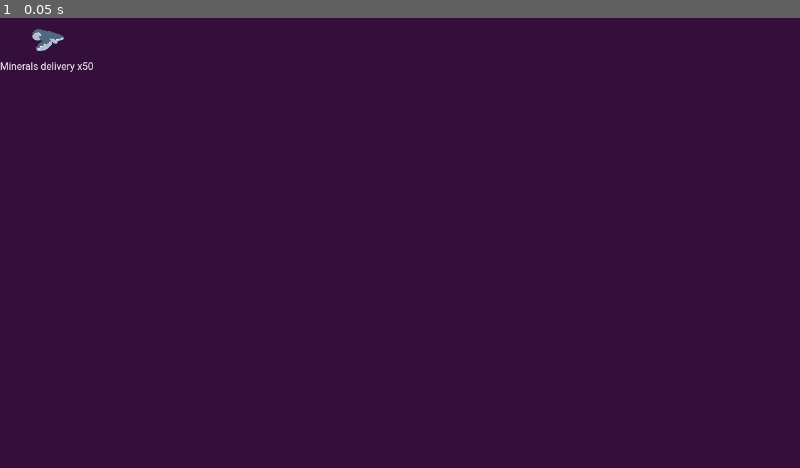
Above: before the commit, frame 1.
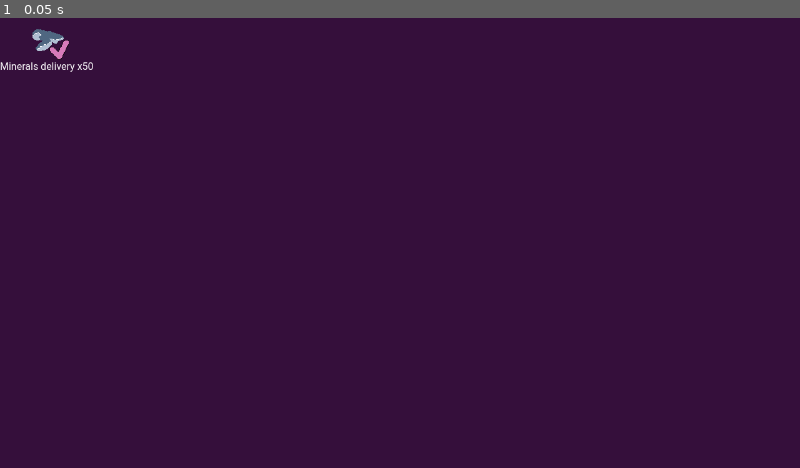
Above: after the commit, the same moment.

Repository: EdShel/StellarConstructor
Game: Godot game, scene res://objects/ui/build_manager/recipe_item.tscn
The game is run twice, just before and just after one commit, with the same random seed, the same clock (stepped at 60 frames per second) and the same inputs. This scene is started directly instead of the project's main scene.
Inputs:
- Up to frame 1 (0.05 s): no input

The runs differ from the first frame. In frame 1, less than 0.1% of the frame differs, in the area x 6-9%, y 4-10%.

Commit message:
Display current selected resource for landing pad

Diff:
--- a/objects/ui/build_manager/build_manager.gd
+++ b/objects/ui/build_manager/build_manager.gd
@@ -7,6 +7,8 @@
 func handle_open_build(item_type: String, node: Node2D) -> void:
 	if item_type == "landing_pad":
 		var popup = preload("res://objects/ui/build_manager/launch_pad_recipe_popup.tscn").instantiate()
+		if node.recipe:
+			popup.current_recipe_item = node.recipe.item_type
 		popup.connect("closed", func(recipe: Dictionary) -> void:
 			popup.queue_free()
 			if recipe.is_empty():
--- a/objects/ui/build_manager/launch_pad_recipe_popup.gd
+++ b/objects/ui/build_manager/launch_pad_recipe_popup.gd
@@ -1,5 +1,7 @@
 extends BasePopup
 class_name LaunchPadRecipePopup
+
+var current_recipe_item: String = ""
 
 func _ready() -> void:
 	for planet in SC.game.planets:
@@ -9,6 +11,7 @@
 		recipe.icon = ItemHelper.get_item_icon(planet.result_item)
 		recipe.recipe_name = "%s x%s" % [ItemHelper.get_item_name(planet.result_item), planet.send_rocket_threshold]
 		recipe.clicked.connect(handle_recipe_clicked)
+		recipe.is_checked = current_recipe_item == planet.result_item
 		%RecipesList.add_child(recipe)
 
 func handle_recipe_clicked(recipe: ToolbarItem) -> void:
--- a/objects/ui/build_manager/recipe_item.gd
+++ b/objects/ui/build_manager/recipe_item.gd
@@ -11,6 +11,9 @@
 	set(value): %Icon.texture = value
 @export var item_type: String = "ore"
 @export var item_count: int = 10
+@export var is_checked: bool:
+	get: return %Checkmark.visible
+	set(value): %Checkmark.visible = value
 
 func _on_gui_input(event: InputEvent) -> void:
 	if event is InputEventMouseButton and event.pressed and event.button_index == MOUSE_BUTTON_LEFT:
--- a/objects/ui/build_manager/recipe_item.tscn
+++ b/objects/ui/build_manager/recipe_item.tscn
@@ -1,18 +1,50 @@
-[gd_scene load_steps=3 format=3 uid="uid://cheh1dak3vjjt"]
+[gd_scene load_steps=4 format=3 uid="uid://cheh1dak3vjjt"]
 
 [ext_resource type="Texture2D" uid="uid://b2qcqcgb1fqoc" path="res://sprites/items/ore.tres" id="1_jm8j6"]
 [ext_resource type="Script" path="res://objects/ui/build_manager/recipe_item.gd" id="1_rblus"]
+[ext_resource type="Texture2D" uid="uid://bl7xg4egh0wd5" path="res://sprites/ui/checkmark.png" id="3_qdhx8"]
 
 [node name="RecipeItem" type="VBoxContainer"]
 alignment = 1
 script = ExtResource("1_rblus")
 
-[node name="Icon" type="TextureRect" parent="."]
+[node name="Control2" type="Control" parent="."]
+custom_minimum_size = Vector2(64, 64)
+layout_mode = 2
+mouse_filter = 2
+
+[node name="Icon" type="TextureRect" parent="Control2"]
 unique_name_in_owner = true
 custom_minimum_size = Vector2(64, 64)
-layout_mode = 2
+layout_mode = 1
+anchors_preset = 8
+anchor_left = 0.5
+anchor_top = 0.5
+anchor_right = 0.5
+anchor_bottom = 0.5
+offset_left = -75.0
+offset_top = -32.0
+offset_right = 75.0
+offset_bottom = 32.0
+grow_horizontal = 2
+grow_vertical = 2
 texture = ExtResource("1_jm8j6")
 stretch_mode = 3
+
+[node name="Checkmark" type="TextureRect" parent="Control2"]
+unique_name_in_owner = true
+layout_mode = 1
+anchors_preset = -1
+anchor_left = 0.5
+anchor_top = 0.5
+anchor_right = 0.5
+anchor_bottom = 0.5
+offset_right = 40.0
+offset_bottom = 40.0
+grow_horizontal = 2
+grow_vertical = 2
+mouse_filter = 2
+texture = ExtResource("3_qdhx8")
 
 [node name="Label" type="Label" parent="."]
 unique_name_in_owner = true
Binary file added: sprites/ui/checkmark.png
Not shown, added: sprites/ui/checkmark.png.import
